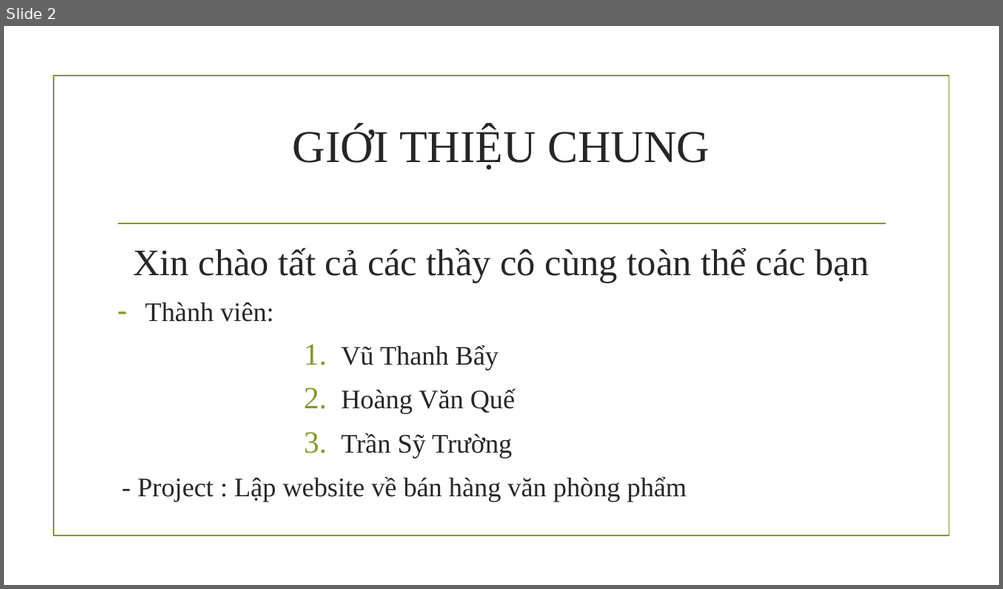
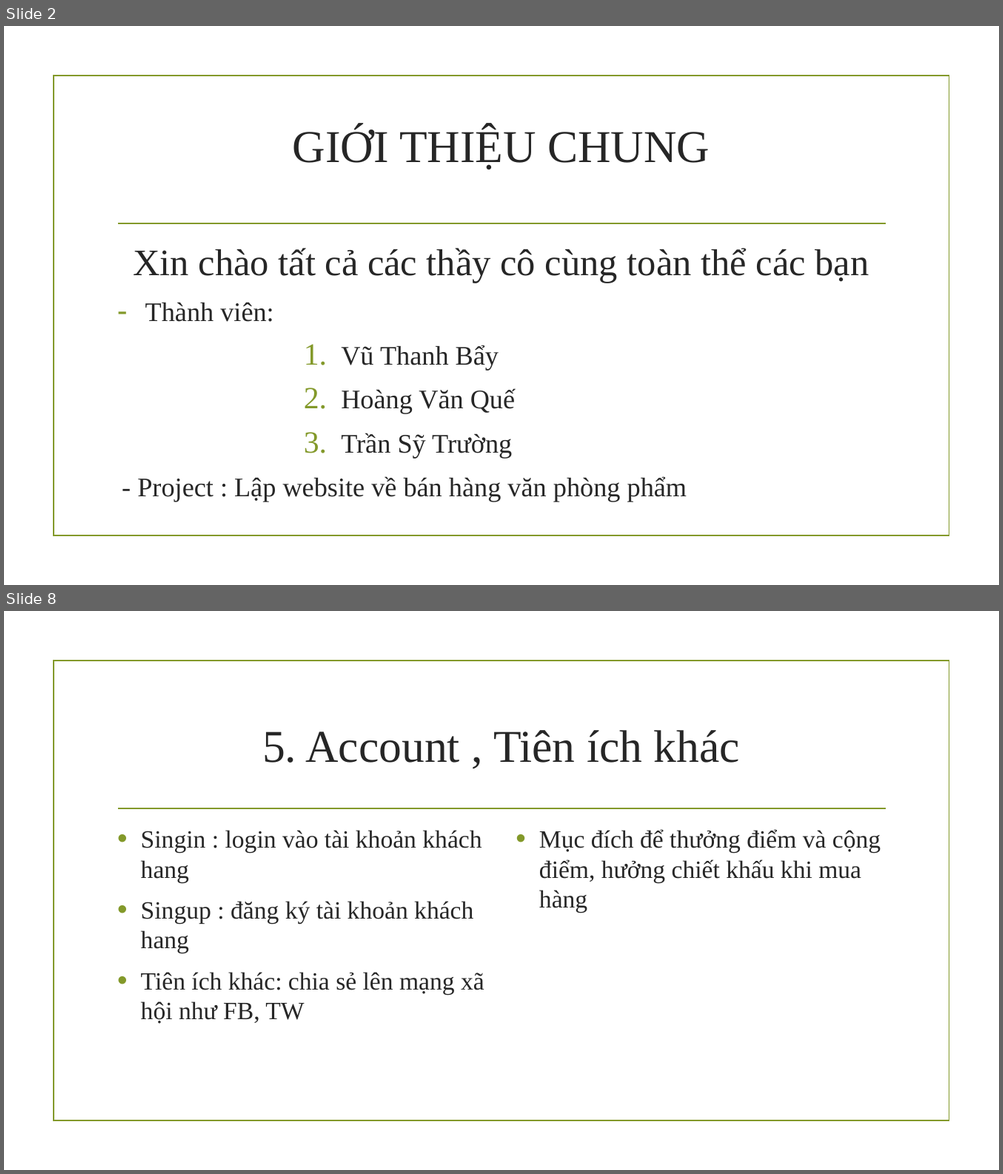
Before and after one commit to oanhbt/T1804E-UNIVERSAL_STATIONARY, a slide deck: sline.pptx. Shown one above the other, each under a label of ours: slide 2 before the commit, slides 2 and 8 after it; the slides between them are not shown. The pictures are 1003x589 and 1003x1174 pixels, drawn with LibreOffice and Linux fonts; fonts in the diff are those of the drawing; background and template pictures are left out. Boxes give left, top, right and bottom in pixels: in the first picture for what was removed or moved away, otherwise in the second. Text is boxed around its words. In the diff, an @@ line names an element or a change of style, - is before the commit and + after.

```diff
--- a/sline.pptx
+++ b/sline.pptx
@@ slide 8 added at [4, 611, 999, 1170], background picture (left out); not listed: 2 template elements that a slide beside it also shows @@
@@ title added at [262, 730, 740, 763], 44 pt, text #262626 @@
+5. Account , Tiên ích khác
@@ text added at [141, 830, 484, 1024], 24 pt, text #262626 @@
+• Singin : login vào tài khoản khách hang
+• Singup : đăng ký tài khoản khách hang
+• Tiên ích khác: chia sẻ lên mạng xã hội như FB, TW
@@ text added at [539, 829, 880, 913], 24 pt, text #262626 @@
+• Mục đích để thưởng điểm và cộng điểm, hưởng chiết khấu khi mua hàng
```
Also in this commit, not shown: 4 slides changed, 2 other slides added, 2 slides removed, 2 other files.
